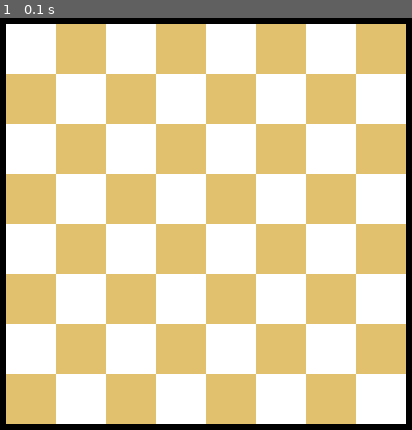
Above: before the commit, frame 1.
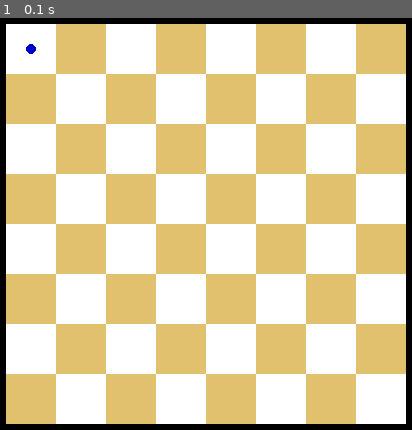
Above: after the commit, the same moment.

Repository: Nikhil-Singla/the-dev-dossier
Game: pygame game, started from game_dev/chessSimple.py
Two runs of this game, one before a commit and one after it. Both use one fixed random seed, a clock stepped at 60 frames per second and the inputs below.
Inputs:
- Up to frame 1 (0.1 s): no input

The runs differ from the first frame. In frame 1, less than 0.1% of the frame differs, in the area x 6-9%, y 6-9%.

Commit message:
Drawing Rook

Diff:
--- a/game_dev/chessSimple.py
+++ b/game_dev/chessSimple.py
@@ -36,12 +36,22 @@
 row = [0]*8
 board = [row]*8
 
+
+
 def drawSquare(i, j):
     if ((i+j)%2 == 0):
         color = white
     else:
         color = brown
     pygame.draw.rect(screen,color, [50*i+200, 50*j+200, 50, 50])
+
+pieceName = ["Pawn", "Rook", "Knight", "Bishop", "King", "Queen"]
+pieceColor = [aqua, navy, orange, green, metallic, red]
+def drawPiece(name, i, j):
+    for i in range(len(pieceName)):
+        if name.lower() == pieceName[i].lower():
+            pygame.draw.circle(screen,pieceColor[i], (50*i+175, 50*j+225), 5)
+
 
 gameState = True ## Game Running
 screen.fill(background) ## Have our initial background on the screen
@@ -55,6 +65,8 @@
         for j in range(len(board[i])):
                 drawSquare(i, j)
 
+    drawPiece("rook", 0, 0)
+
 
     pygame.display.flip() ## Update the content of the entire display
 
